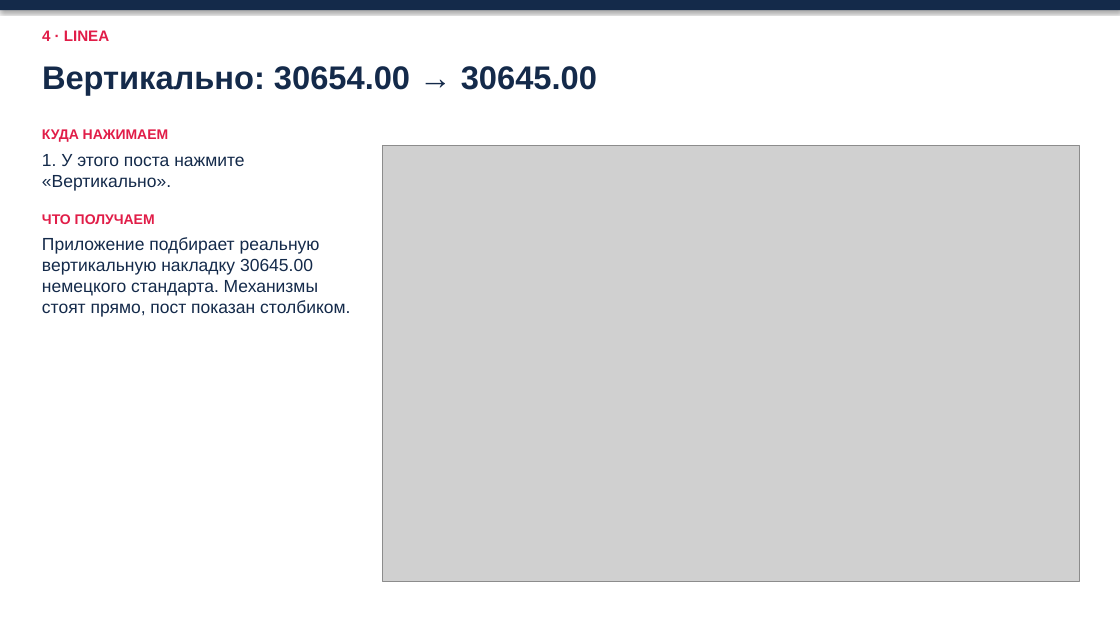
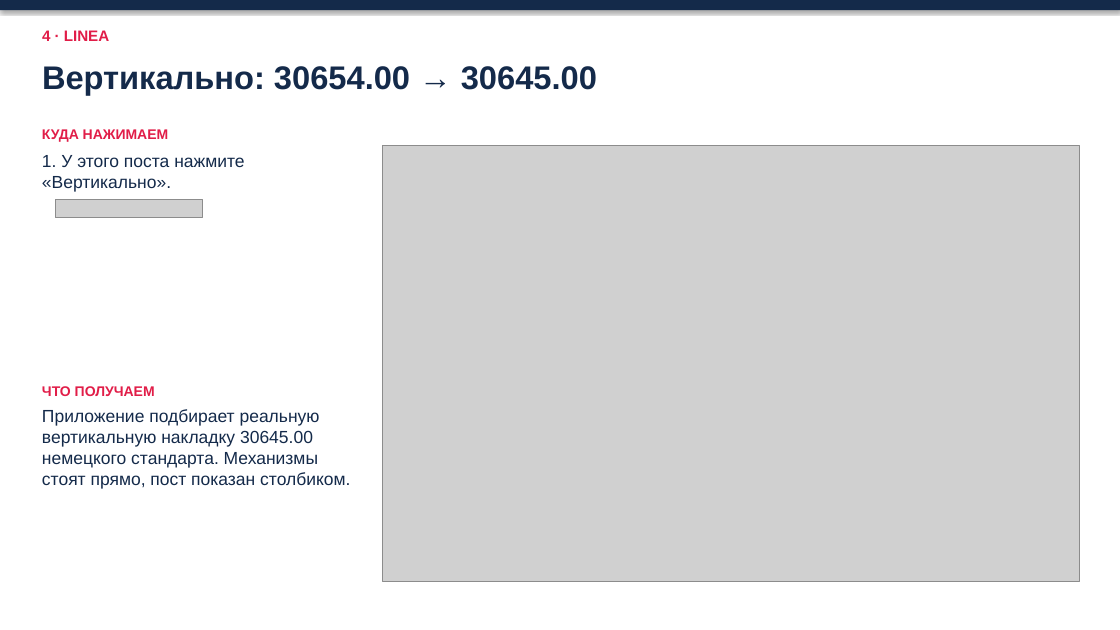
Before and after one commit to ZAVALEX174/electroPlan, a slide deck: slide 11 of docs/как-работать-в-новом-проекте-2026-11-14.pptx. Drawn at 1120x630 pixels with LibreOffice and Linux fonts; fonts in the diff are those of the drawing; grey boxes stand for pictures. Boxes give left, top, right and bottom in pixels: in the first picture for what was removed or moved away, otherwise in the second. Text is boxed around its words. In the diff, an @@ line names an element or a change of style, - is before the commit and + after.

```diff
--- a/docs/как-работать-в-новом-проекте-2026-11-14.pptx
+++ b/docs/как-работать-в-новом-проекте-2026-11-14.pptx
@@ text at <box>42,129,244,224</box>: paragraphs removed @@
-КУДА НАЖИМАЕМ
-1. У этого поста нажмите «Вертикально».
-ЧТО ПОЛУЧАЕМ
@@ picture added at <box>55,199,202,218</box> @@
@@ text added at <box>42,386,155,396</box>, 12 pt, text #E11D48, bold @@
+ЧТО ПОЛУЧАЕМ
@@ text "Приложение подбирает реальную вертикальную накладку ...": place and size @@
-text "Приложение подбирает реальную вертикальную накладку ..." at <box>42,129,350,317</box>
+text "Приложение подбирает реальную вертикальную накладку ..." at <box>42,409,350,489</box>
```
Also in this commit, not shown: 16 other slides changed.
